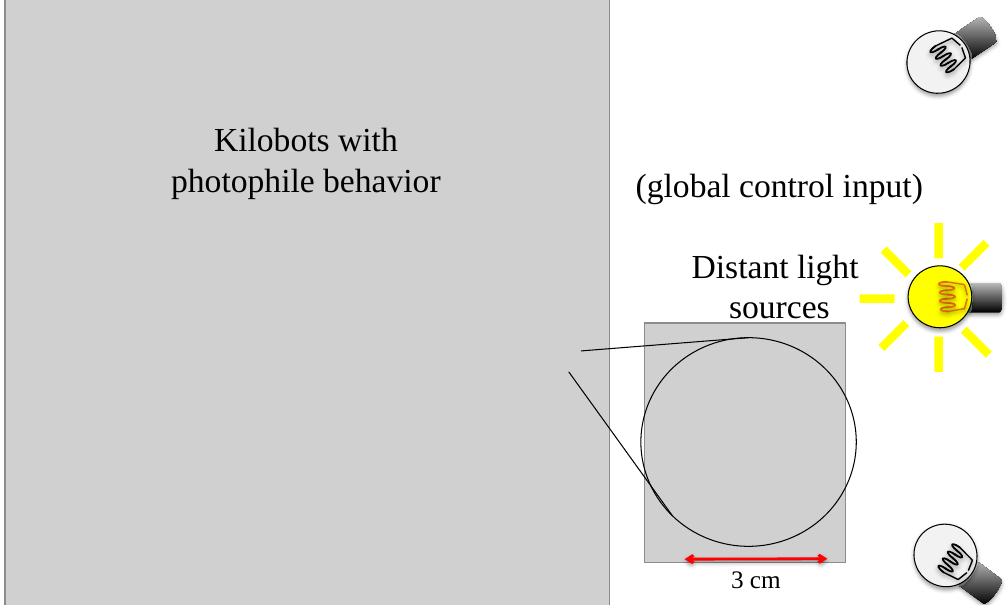
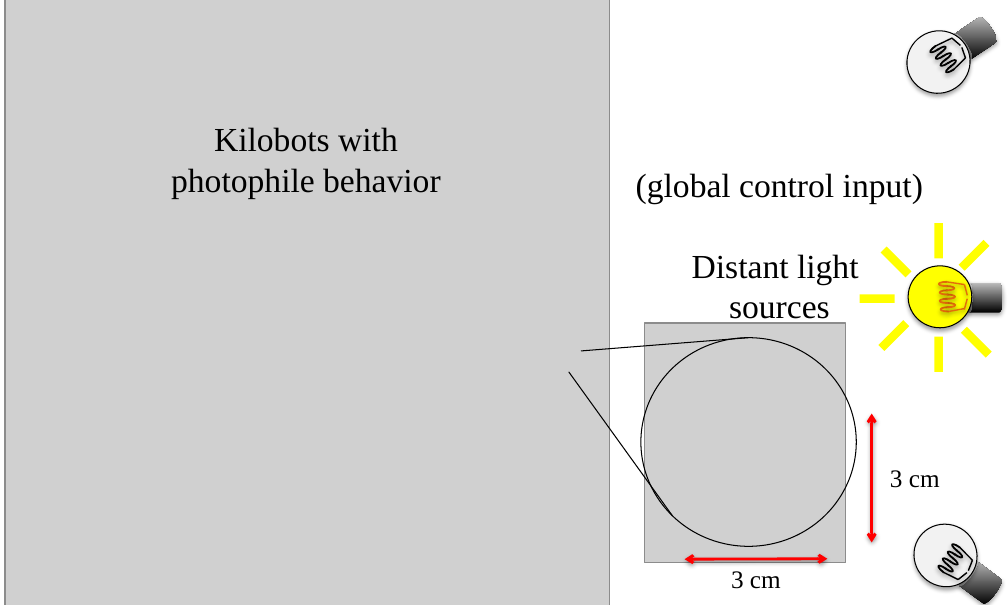
Before and after one commit to aabecker/SwarmPublications, a slide deck: slide 1 of RA-L/pictures/pdf/IntroSwarmPic.pptx. Drawn at 1008x605 pixels with LibreOffice and Linux fonts; fonts in the diff are those of the drawing; grey boxes stand for pictures. Boxes give left, top, right and bottom in pixels: in the first picture for what was removed or moved away, otherwise in the second. Text is boxed around its words. In the diff, an @@ line names an element or a change of style, - is before the commit and + after.

```diff
--- a/RA-L/pictures/pdf/IntroSwarmPic.pptx
+++ b/RA-L/pictures/pdf/IntroSwarmPic.pptx
@@ double arrow added from (872, 413) to (872, 542), #FF0000 2 pt @@
@@ text added at [890, 470, 940, 488], 18 pt, text #000000 @@
+3 cm
```
Also in this commit, not shown: 8 other files.
